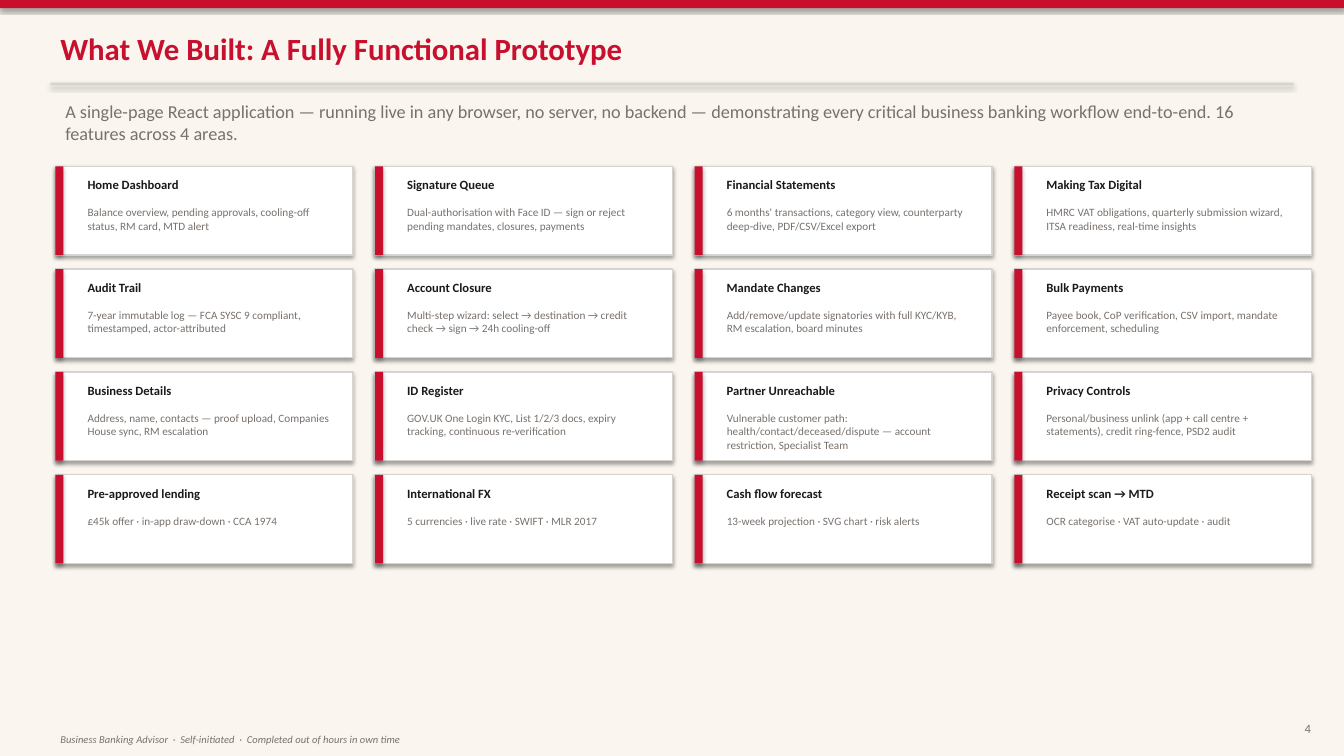
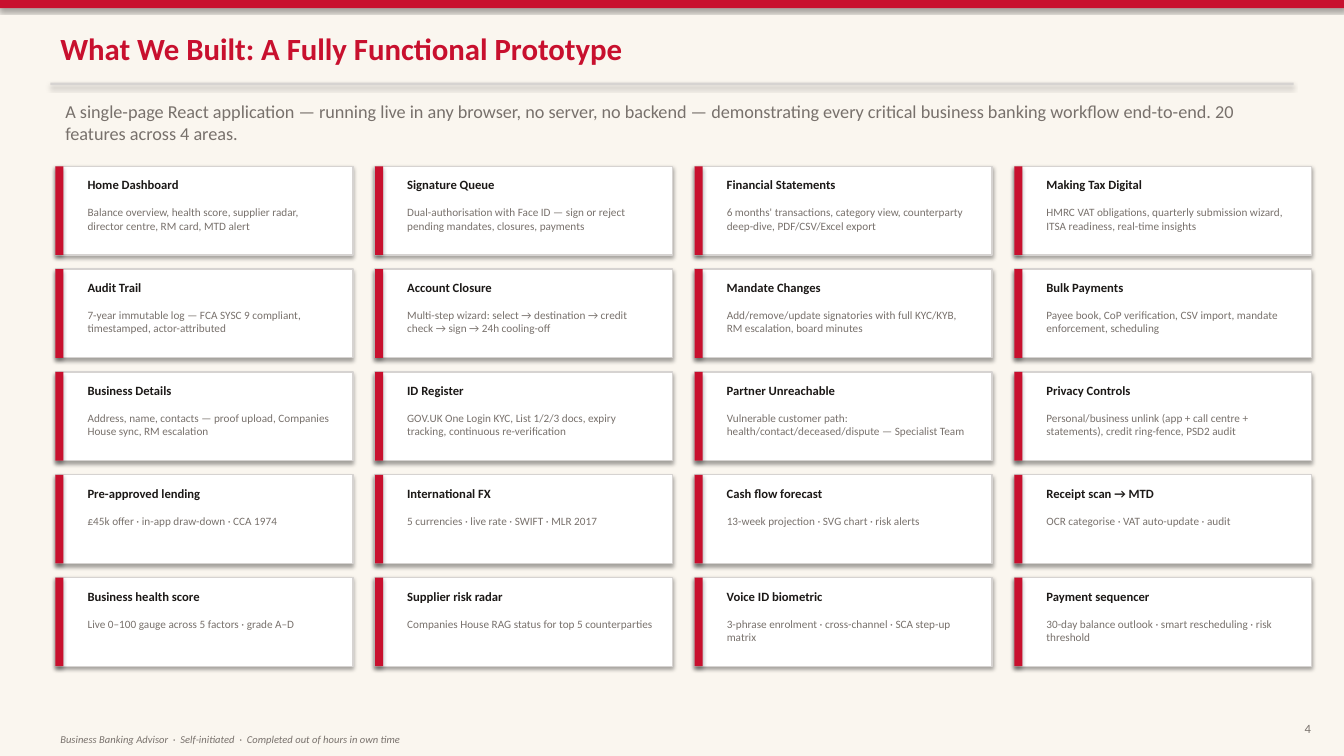
Before and after one commit to imscots-ui/santander, a slide deck: slide 4 of Santander_Digital_Banking_Future.pptx. Drawn at 1344x756 pixels with LibreOffice and Linux fonts; fonts in the diff are those of the drawing. Boxes give left, top, right and bottom in pixels: in the first picture for what was removed or moved away, otherwise in the second. Text is boxed around its words. In the diff, an @@ line names an element or a change of style, - is before the commit and + after.

```diff
--- a/Santander_Digital_Banking_Future.pptx
+++ b/Santander_Digital_Banking_Future.pptx
@@ text at [65, 105, 1233, 140]: text changed @@
-A single-page React application — running live in any browser, no server, no backend — demonstrating every critical business banking workflow end-to-end. 16 features across 4 areas.
+A single-page React application — running live in any browser, no server, no backend — demonstrating every critical business banking workflow end-to-end. 20 features across 4 areas.
@@ text at [88, 208, 298, 231]: text changed @@
-Balance overview, pending approvals, cooling-off status, RM card, MTD alert
+Balance overview, health score, supplier radar, director centre, RM card, MTD alert
@@ text at [727, 414, 964, 437]: text changed @@
-Vulnerable customer path: health/contact/deceased/dispute — account restriction, Specialist Team
+Vulnerable customer path: health/contact/deceased/dispute — Specialist Team
@@ rectangle added at [55, 578, 353, 666], fill #FFFFFF, outline #D6D3D1 1 pt @@
@@ rectangle added at [55, 578, 64, 666], fill #C8102E @@
@@ text added at [88, 592, 200, 601], 9 pt, text #1C1917, bold @@
+Business health score
@@ rectangle added at [375, 578, 673, 666], fill #FFFFFF, outline #D6D3D1 1 pt @@
@@ rectangle added at [375, 578, 383, 666], fill #C8102E @@
@@ text added at [407, 592, 503, 603], 9 pt, text #1C1917, bold @@
+Supplier risk radar
@@ rectangle added at [695, 578, 992, 666], fill #FFFFFF, outline #D6D3D1 1 pt @@
@@ rectangle added at [695, 578, 703, 666], fill #C8102E @@
@@ text added at [727, 592, 822, 601], 9 pt, text #1C1917, bold @@
+Voice ID biometric
@@ rectangle added at [1014, 578, 1312, 666], fill #FFFFFF, outline #D6D3D1 1 pt @@
@@ rectangle added at [1014, 578, 1022, 666], fill #C8102E @@
@@ text added at [1046, 592, 1149, 603], 9 pt, text #1C1917, bold @@
+Payment sequencer
@@ text added at [88, 620, 294, 630], 8 pt, text #78716C @@
+Live 0–100 gauge across 5 factors · grade A–D
@@ text added at [407, 620, 652, 630], 8 pt, text #78716C @@
+Companies House RAG status for top 5 counterparties
@@ text added at [727, 620, 951, 641], 8 pt, text #78716C @@
+3-phrase enrolment · cross-channel · SCA step-up matrix
@@ text added at [1046, 620, 1272, 641], 8 pt, text #78716C @@
+30-day balance outlook · smart rescheduling · risk threshold
```
Also in this commit, not shown: 9 other slides changed, 1 slide added, 6 other files.
